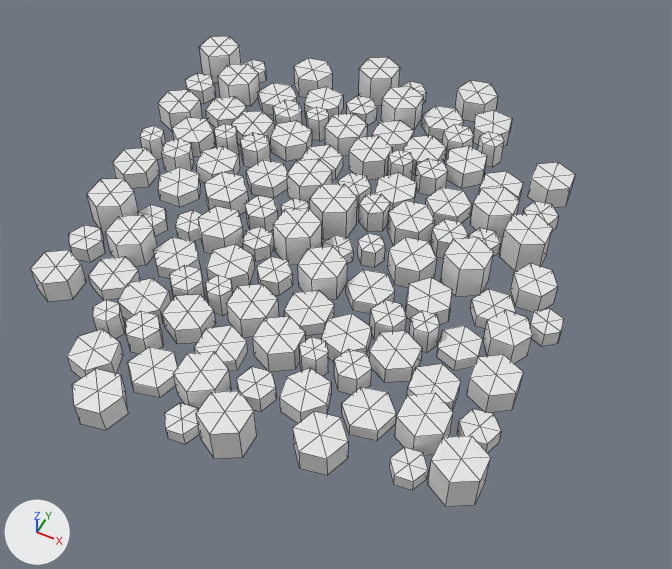
An edit to the FBX model D5 Game Project/Assets/Jochem/Models/minerals.fbx, drawn before and after from the same camera.
Both versions are drawn from a 50 mm lens placed at (2.24, -3.35, 5.01), pointed at (0.22, 0.7, -0.05). Lighting does not change. The marker at lower left points along +X, +Y and +Z. Mesh edges are drawn as thin lines. Where no turn or scale is listed for an object, it has been applied to the vertices.
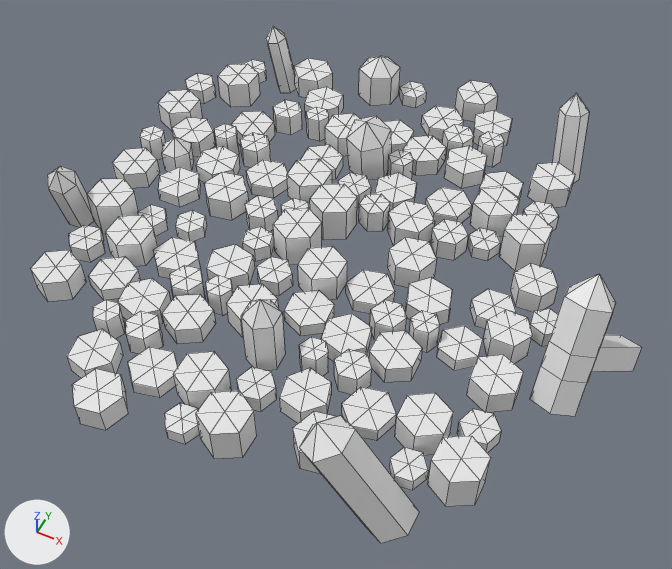
What differs and where, as boxes [x1, y1, x2, y2] in the pictures (672 x 569 px; the box of a moved part takes in the faces that stretch with it):
'Cylinder', reshaped (12% wider, 10% taller)
    before: [31, 36, 575, 506]
    after: [31, 26, 642, 543]
part 1 of me_cylinder, added
    after: [530, 274, 642, 416]
part 2 of me_cylinder, added
    after: [552, 93, 589, 183]
part 3 of me_cylinder, added
    after: [266, 26, 296, 93]
part 4 of me_cylinder, added
    after: [47, 166, 94, 228]
part 5 of me_cylinder, added
    after: [241, 299, 285, 370]
part 6 of me_cylinder, added
    after: [299, 415, 419, 543]
part 7 of me_cylinder, deleted
    before: [194, 36, 494, 410]
part 8 of me_cylinder, deleted
    before: [252, 316, 305, 372]
part 9 of me_cylinder, moved or reshaped
    before: [349, 136, 392, 180]
    after: [346, 116, 391, 180]
part 10 of me_cylinder, moved or reshaped
    before: [360, 57, 400, 79]
    after: [360, 56, 400, 79]
part 11 of me_cylinder, moved or reshaped
    before: [162, 138, 191, 158]
    after: [162, 137, 191, 158]

The change, as a diff of the scene's bpy script:
```diff
--- a/D5 Game Project/Assets/Jochem/Models/minerals.fbx.py
+++ b/D5 Game Project/Assets/Jochem/Models/minerals.fbx.py
@@ me_cylinder @@
 # verts and faces of me_cylinder; kept vertices keep their numbers, new ones are numbered from 1471
-me_cylinder.from_pydata(...)  # 1471 vertices, 1356 faces; spans x -1.81..2.0, y -1.97..2.32, z 0.0..0.28
+me_cylinder.from_pydata(...)  # 1383 vertices, 1275 faces; spans x -1.89..2.52, y -1.97..2.32, z -0.31..0.78
+# me_cylinder part 1: a new loose piece of 29 vertices spanning x 1.97..2.52, y -0.57..0.31, z -0.2..0.78
+# me_cylinder part 2: a new loose piece of 13 vertices spanning x 1.34..1.63, y 1.66..1.97, z -0.11..0.66
+# me_cylinder part 3: a new loose piece of 13 vertices spanning x -1.27..-0.99, y 1.73..1.91, z -0.1..0.53
+# me_cylinder part 4: a new loose piece of 13 vertices spanning x -1.89..-1.55, y -0.63..-0.22, z -0.17..0.59
+# me_cylinder part 5: a new loose piece of 13 vertices spanning x 0.16..0.4, y -1.13..-0.86, z 0.03..0.61
+# me_cylinder part 6: a new loose piece of 13 vertices spanning x 0.94..1.62, y -1.81..-1.4, z -0.31..0.59
+# me_cylinder part 7: 13 loose pieces with 169 vertices, spanning x -1.81..1.56, y -1.27..1.94, z 0.0..0.28, are deleted
+# me_cylinder part 8
+delete_vertices([482, 484, 485, *range(498, 503), *range(517, 522)])  # with the faces that use them
+# me_cylinder part 9
+verts[638] = (0.08, 0.99, 0.53)  # moved, pixel (366, 121)
+verts[640] = (0.22, 1.13, 0.41)  # moved, pixel (390, 129)
+verts[656] = (-0.08, 1.11, 0.41)  # moved, pixel (354, 120)
+verts[654] = (0.07, 1.2, 0.44)  # moved, pixel (376, 115)
+verts[658] = (-0.07, 0.94, 0.36)  # moved, pixel (346, 138)
+verts[676] = (0.24, 0.96, 0.36)  # moved, pixel (382, 147)
+verts[674] = (0.09, 0.87, 0.33)  # moved, pixel (360, 151)
+# me_cylinder part 10
+verts[1107] = (-0.26, 1.99, 0.41)  # moved, pixel (380, 55)
+# me_cylinder part 11
+verts[1433] = (-1.32, 0.41, 0.29)  # moved, pixel (174, 137)
```
